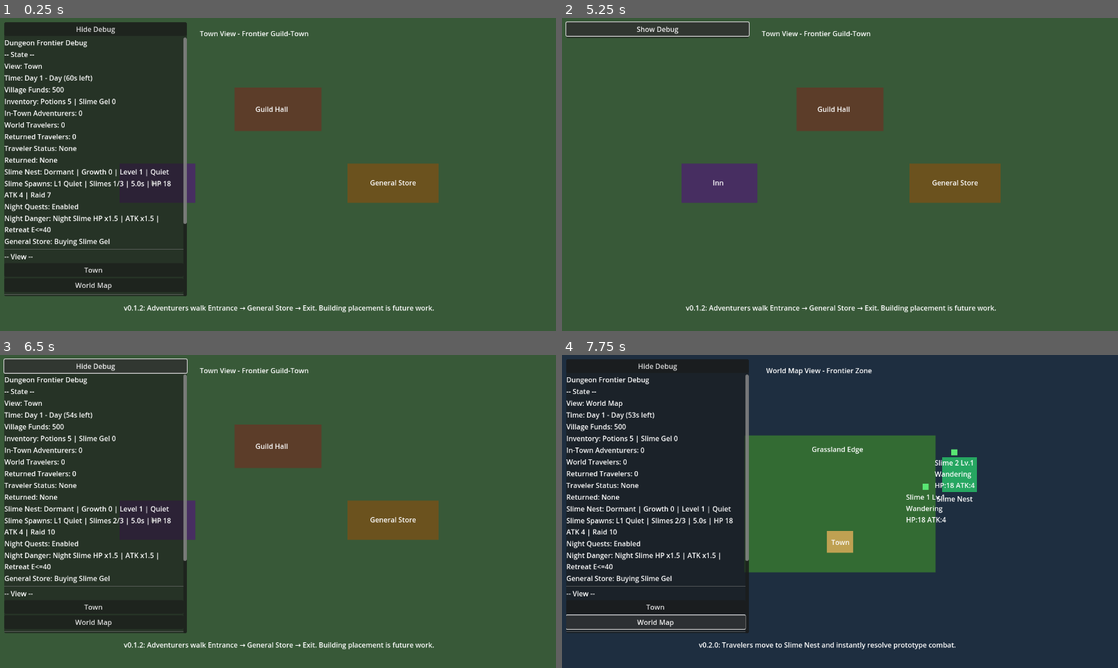
Above: before the commit, frames 1-4 (two rows, left to right).
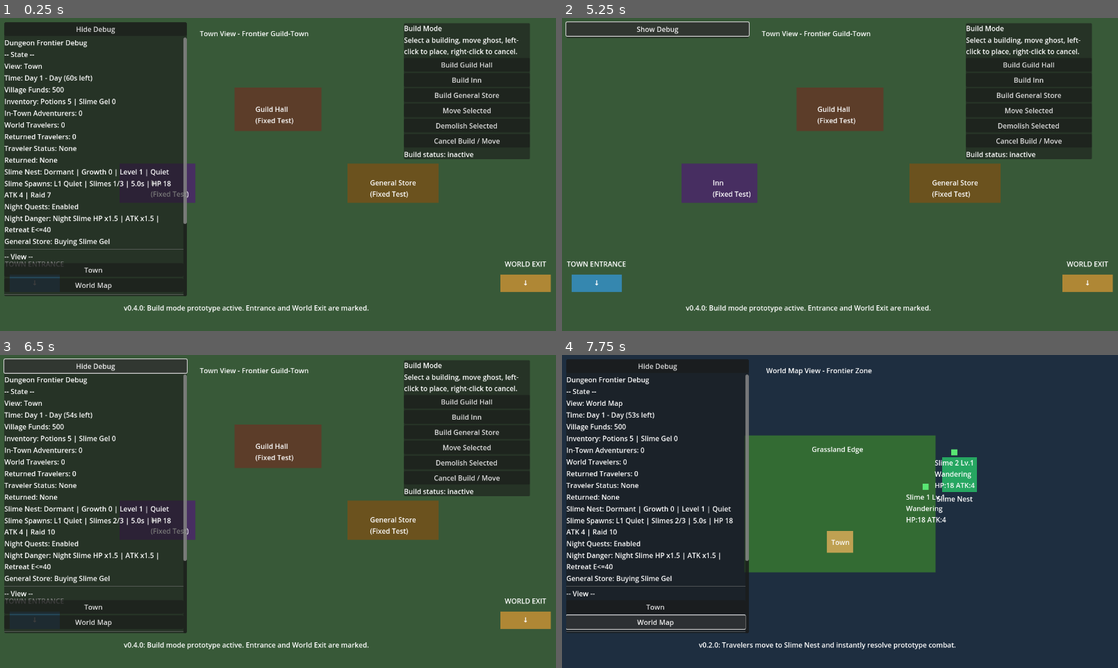
Above: after the commit, the same moments.

Repository: Caithis/AdventureVillage
Game: Godot game, scene res://scenes/main/Main.tscn
Two runs of this game, one before a commit and one after it. Both use one fixed random seed, a clock stepped at 60 frames per second and the inputs below.
Inputs (mouse positions are in pixels of both pictures, inside the frame that each line leads up to):
- Up to frame 1 (0.25 s): no input
- Up to frame 2 (5.25 s): click (1029, 64) at 0.5 s, where only the run after the commit has a clickable "Build Guild Hall"; click (1029, 80) at 1.25 s, where only the run after the commit has a clickable "Build Inn"; click (1029, 96) at 2 s, where only the run after the commit has a clickable "Build General Store"; click (1029, 111) at 2.75 s, where only the run after the commit has a clickable "Move Selected"; click (1029, 124) at 3.5 s, where only the run after the commit has a clickable "Demolish Selected"; click (1029, 140) at 4.25 s, where only the run after the commit has a clickable "Cancel Build / Move"; click "Hide Debug" at 5 s
- Up to frame 3 (6.5 s): click "Show Debug" at 5.75 s
- Up to frame 4 (7.75 s): click "Town" at 6.5 s; click "World Map" at 7.25 s

The runs differ from the first frame. In frame 1, 11% of the frame differs, in the area x 0-100%, y 1-94%; in frame 2, 12%; in frame 3, 11%; in frame 4, nothing differs.

Commit message:
feat: add v0.4.1 building move and demolish prototype
Signed-off-by: Caithis <Bircameron20@gmail.com>

Diff:
--- a/godot_project/scenes/town/Town.tscn
+++ b/godot_project/scenes/town/Town.tscn
@@ -22,6 +22,10 @@
 [node name="Buildings" type="Node2D" parent="."]
 
 [node name="GuildHall" type="ColorRect" parent="Buildings"]
+script = ExtResource("2_clickable_building")
+building_id = "guild_hall"
+normal_color = Color(0.36, 0.24, 0.16, 1)
+hover_color = Color(0.95, 0.85, 0.35, 1)
 offset_left = 540.0
 offset_top = 160.0
 offset_right = 740.0
@@ -33,9 +37,13 @@
 offset_top = 38.0
 offset_right = 180.0
 offset_bottom = 62.0
-text = "Guild Hall"
+text = "Guild Hall\n(Fixed Test)"
 
 [node name="Inn" type="ColorRect" parent="Buildings"]
+script = ExtResource("2_clickable_building")
+building_id = "inn"
+normal_color = Color(0.28, 0.18, 0.38, 1)
+hover_color = Color(0.95, 0.85, 0.35, 1)
 offset_left = 275.0
 offset_top = 335.0
 offset_right = 450.0
@@ -47,9 +55,13 @@
 offset_top = 32.0
 offset_right = 130.0
 offset_bottom = 56.0
-text = "Inn"
+text = "Inn\n(Fixed Test)"
 
 [node name="GeneralStore" type="ColorRect" parent="Buildings"]
+script = ExtResource("2_clickable_building")
+building_id = "general_store"
+normal_color = Color(0.42, 0.32, 0.12, 1)
+hover_color = Color(0.95, 0.85, 0.35, 1)
 offset_left = 800.0
 offset_top = 335.0
 offset_right = 1010.0
@@ -61,7 +73,7 @@
 offset_top = 32.0
 offset_right = 180.0
 offset_bottom = 56.0
-text = "General Store"
+text = "General Store\n(Fixed Test)"
 
 [node name="Adventurers" type="Node2D" parent="."]
 
@@ -84,6 +96,6 @@
 offset_top = 655.0
 offset_right = 1090.0
 offset_bottom = 685.0
-text = "v0.1.2: Adventurers walk Entrance → General Store → Exit. Building placement is future work."
+text = "v0.4.0: Build mode prototype active. Entrance and World Exit are marked."
 
 [node name="BuildingMenu" parent="." instance=ExtResource("3_building_menu")]
--- a/godot_project/scenes/ui/DebugUI.tscn
+++ b/godot_project/scenes/ui/DebugUI.tscn
@@ -4,6 +4,7 @@
 
 [node name="DebugUI" type="Control"]
 script = ExtResource("1_debug_ui_script")
+mouse_filter = 2
 layout_mode = 3
 anchors_preset = 15
 anchor_right = 1.0
@@ -11,6 +12,7 @@
 
 [node name="PanelContainer" type="PanelContainer" parent="."]
 custom_minimum_size = Vector2(420, 560)
+mouse_filter = 0
 layout_mode = 1
 offset_left = 10.0
 offset_top = 10.0
--- a/godot_project/scripts/buildings/ClickableBuilding.gd
+++ b/godot_project/scripts/buildings/ClickableBuilding.gd
@@ -1,23 +1,27 @@
 extends ColorRect
 class_name ClickableBuilding
 
-signal building_clicked(building_id: String)
+signal building_clicked(building_id: String, building_node: Node)
 
 @export var building_id: String = "building"
 @export var normal_color: Color = Color(0.4, 0.4, 0.4, 1.0)
 @export var hover_color: Color = Color(0.8, 0.72, 0.35, 1.0)
 
 var highlight: ColorRect = null
+var is_hovered: bool = false
 
 func _ready() -> void:
     mouse_filter = Control.MOUSE_FILTER_STOP
     color = normal_color
 
+    _set_existing_child_controls_to_ignore()
+
     highlight = ColorRect.new()
     highlight.name = "HoverHighlight"
-    highlight.position = Vector2(-3, -3)
-    highlight.size = size + Vector2(6, 6)
-    highlight.color = Color(1.0, 0.95, 0.25, 0.35)
+    highlight.mouse_filter = Control.MOUSE_FILTER_IGNORE
+    highlight.position = Vector2(-4, -4)
+    highlight.size = size + Vector2(8, 8)
+    highlight.color = Color(1.0, 0.95, 0.25, 0.32)
     highlight.visible = false
     add_child(highlight)
     move_child(highlight, 0)
@@ -26,11 +30,23 @@
     mouse_exited.connect(_on_mouse_exited)
     gui_input.connect(_on_gui_input)
 
+func _set_existing_child_controls_to_ignore() -> void:
+    for child in get_children():
+        if child is Control:
+            var control_child := child as Control
+            control_child.mouse_filter = Control.MOUSE_FILTER_IGNORE
+
 func _on_mouse_entered() -> void:
+    is_hovered = true
+    color = hover_color
+
     if highlight != null:
         highlight.visible = true
 
 func _on_mouse_exited() -> void:
+    is_hovered = false
+    color = normal_color
+
     if highlight != null:
         highlight.visible = false
 
@@ -38,4 +54,5 @@
     if event is InputEventMouseButton:
         var mouse_event := event as InputEventMouseButton
         if mouse_event.button_index == MOUSE_BUTTON_LEFT and mouse_event.pressed:
-            building_clicked.emit(building_id)
+            building_clicked.emit(building_id, self)
+            accept_event()
--- a/godot_project/scripts/town/Town.gd
+++ b/godot_project/scripts/town/Town.gd
@@ -1,25 +1,89 @@
 extends Node2D
 
 const ADVENTURER_SCENE: PackedScene = preload("res://scenes/adventurers/Adventurer.tscn")
-
+const CLICKABLE_BUILDING_SCRIPT: Script = preload("res://scripts/buildings/ClickableBuilding.gd")
+
+const GRID_SIZE := 16.0
+const BUILDABLE_RECT := Rect2(Vector2(140, 90), Vector2(1000, 490))
+const PLACEMENT_PADDING := 10.0
+const ENTRANCE_EXIT_CLEARANCE_SIZE := Vector2(150, 100)
+
+@onready var buildings_container: Node2D = $Buildings
 @onready var adventurers_container: Node2D = $Adventurers
 @onready var town_entrance: Marker2D = $Markers/TownEntrance
 @onready var general_store_point: Marker2D = $Markers/GeneralStorePoint
 @onready var inn_point: Marker2D = $Markers/InnPoint
 @onready var exit_to_world_point: Marker2D = $Markers/ExitToWorldPoint
 @onready var building_menu: Control = $BuildingMenu
-@onready var general_store_building: Node = $Buildings/GeneralStore
 
 var spawn_count: int = 0
 var return_spawn_count: int = 0
+var placed_building_count: int = 0
 var is_checking_returned_travelers: bool = false
+
+var active_building_type: String = ""
+var build_action: String = "place"
+var selected_building: ColorRect = null
+var moving_building: ColorRect = null
+var selected_outline: ColorRect = null
+var build_ghost: ColorRect = null
+var build_ghost_label: Label = null
+var build_panel: PanelContainer = null
+var build_status_label: Label = null
+var buildable_area_overlay: ColorRect = null
 
 func _ready() -> void:
 	print("Town scene loaded.")
 	GameState.state_changed.connect(_on_game_state_changed)
-	if general_store_building.has_signal("building_clicked"):
-		general_store_building.building_clicked.connect(_on_building_clicked)
+	_register_existing_buildings()
+	_mark_fixed_fallback_buildings()
+	_create_build_panel()
+	_create_entrance_exit_visuals()
 	_check_for_returned_travelers()
+
+func _process(_delta: float) -> void:
+	if active_building_type != "":
+		_update_build_ghost()
+
+func _input(event: InputEvent) -> void:
+	if active_building_type == "":
+		return
+
+	if event is InputEventMouseButton:
+		var mouse_event := event as InputEventMouseButton
+
+		if not mouse_event.pressed:
+			return
+
+		var mouse_position := get_global_mouse_position()
+		if _is_mouse_over_ui(mouse_position):
+			return
+
+		if mouse_event.button_index == MOUSE_BUTTON_LEFT:
+			print("Build placement left-click received.")
+			_try_place_active_building()
+			get_viewport().set_input_as_handled()
+
+		elif mouse_event.button_index == MOUSE_BUTTON_RIGHT:
+			print("Build placement right-click cancel received.")
+			cancel_build_mode()
+			get_viewport().set_input_as_handled()
+
+
+func _is_mouse_over_ui(mouse_position: Vector2) -> bool:
+	if build_panel != null and _control_contains_global_point(build_panel, mouse_position):
+		return true
+
+	if building_menu != null and building_menu.visible and _control_contains_global_point(building_menu, mouse_position):
+		return true
+
+	return false
+
+func _control_contains_global_point(control: Control, point: Vector2) -> bool:
+	if control == null:
+		return false
+
+	return Rect2(control.global_position, control.size).has_point(point)
 
 func _exit_tree() -> void:
 	if GameState.state_changed.is_connected(_on_game_state_changed):
@@ -107,7 +171,450 @@
 
 	return names[spawn_count % names.size()]
 
-
-func _on_building_clicked(building_id: String) -> void:
+func _mark_fixed_fallback_buildings() -> void:
+	for building in buildings_container.get_children():
+		building.set_meta("is_fixed_fallback", true)
+
+		var label := building.get_node_or_null("Label") as Label
+		if label == null:
+			label = building.get_node_or_null("BuildingLabel") as Label
+
+		if label != null and not label.text.contains("Fixed"):
+			label.text = "%s\n(Fixed Test)" % label.text
+
+func _register_existing_buildings() -> void:
+	for building in buildings_container.get_children():
+		if building.has_signal("building_clicked"):
+			var callback := Callable(self, "_on_building_clicked")
+			if not building.is_connected("building_clicked", callback):
+				building.connect("building_clicked", callback)
+
+func _on_building_clicked(building_id: String, building_node: Node = null) -> void:
+	if active_building_type != "":
+		return
+
+	if building_node is ColorRect:
+		select_building(building_node as ColorRect)
+
 	if building_menu != null and building_menu.has_method("open_for_building"):
 		building_menu.open_for_building(building_id)
+
+func _create_build_panel() -> void:
+	build_panel = PanelContainer.new()
+	build_panel.name = "BuildPanel"
+	build_panel.position = Vector2(930, 12)
+	build_panel.size = Vector2(290, 230)
+	build_panel.custom_minimum_size = Vector2(290, 230)
+	build_panel.z_index = 100
+	build_panel.mouse_filter = Control.MOUSE_FILTER_STOP
+	add_child(build_panel)
+
+	var vbox := VBoxContainer.new()
+	vbox.name = "VBoxContainer"
+	vbox.size_flags_horizontal = Control.SIZE_EXPAND_FILL
+	vbox.size_flags_vertical = Control.SIZE_EXPAND_FILL
+	build_panel.add_child(vbox)
+
+	var title_label := Label.new()
+	title_label.text = "Build Mode"
+	vbox.add_child(title_label)
+
+	var note_label := Label.new()
+	note_label.text = "Select a building, move ghost, left-click to place, right-click to cancel."
+	note_label.autowrap_mode = 3
+	vbox.add_child(note_label)
+
+	var guild_button := Button.new()
+	guild_button.text = "Build Guild Hall"
+	guild_button.focus_mode = Control.FOCUS_NONE
+	guild_button.pressed.connect(_on_build_button_pressed.bind("guild_hall"))
+	vbox.add_child(guild_button)
+
+	var inn_button := Button.new()
+	inn_button.text = "Build Inn"
+	inn_button.focus_mode = Control.FOCUS_NONE
+	inn_button.pressed.connect(_on_build_button_pressed.bind("inn"))
+	vbox.add_child(inn_button)
+
+	var store_button := Button.new()
+	store_button.text = "Build General Store"
+	store_button.focus_mode = Control.FOCUS_NONE
+	store_button.pressed.connect(_on_build_button_pressed.bind("general_store"))
+	vbox.add_child(store_button)
+
+	var move_button := Button.new()
+	move_button.text = "Move Selected"
+	move_button.focus_mode = Control.FOCUS_NONE
+	move_button.pressed.connect(_on_move_selected_button_pressed)
+	vbox.add_child(move_button)
+
+	var demolish_button := Button.new()
+	demolish_button.text = "Demolish Selected"
+	demolish_button.focus_mode = Control.FOCUS_NONE
+	demolish_button.pressed.connect(_on_demolish_selected_button_pressed)
+	vbox.add_child(demolish_button)
+
+	var cancel_button := Button.new()
+	cancel_button.text = "Cancel Build / Move"
+	cancel_button.focus_mode = Control.FOCUS_NONE
+	cancel_button.pressed.connect(cancel_build_mode)
+	vbox.add_child(cancel_button)
+
+	build_status_label = Label.new()
+	build_status_label.text = "Build status: inactive"
+	build_status_label.autowrap_mode = 3
+	vbox.add_child(build_status_label)
+
+func _on_build_button_pressed(building_type: String) -> void:
+	print("Build button pressed: ", building_type)
+	start_build_mode(building_type)
+
+func start_build_mode(building_type: String) -> void:
+	build_action = "place"
+	moving_building = null
+	active_building_type = building_type
+	_ensure_build_ghost()
+	_ensure_buildable_area_overlay()
+	build_ghost.visible = true
+	buildable_area_overlay.visible = true
+	_update_build_status("Placing %s" % _get_building_display_name(active_building_type))
+	_update_build_ghost()
+
+func cancel_build_mode() -> void:
+	if build_action == "move" and moving_building != null:
+		moving_building.visible = true
+		selected_building = moving_building
+		_update_selected_outline()
+
+	active_building_type = ""
+	build_action = "place"
+	moving_building = null
+
+	if build_ghost != null:
+		build_ghost.visible = false
+
+	if buildable_area_overlay != null:
+		buildable_area_overlay.visible = false
+
+	_update_build_status("Build status: inactive")
+
+func _ensure_build_ghost() -> void:
+	if build_ghost != null:
+		return
+
+	build_ghost = ColorRect.new()
+	build_ghost.name = "BuildGhost"
+	build_ghost.mouse_filter = Control.MOUSE_FILTER_IGNORE
+	build_ghost.z_index = 80
+	build_ghost.visible = false
+	add_child(build_ghost)
+
+	build_ghost_label = Label.new()
+	build_ghost_label.name = "GhostLabel"
+	build_ghost_label.mouse_filter = Control.MOUSE_FILTER_IGNORE
+	build_ghost_label.position = Vector2(8, 8)
+	build_ghost.add_child(build_ghost_label)
+
+func _ensure_buildable_area_overlay() -> void:
+	if buildable_area_overlay != null:
+		return
+
+	buildable_area_overlay = ColorRect.new()
+	buildable_area_overlay.name = "BuildableAreaOverlay"
+	buildable_area_overlay.mouse_filter = Control.MOUSE_FILTER_IGNORE
+	buildable_area_overlay.position = BUILDABLE_RECT.position
+	buildable_area_overlay.size = BUILDABLE_RECT.size
+	buildable_area_overlay.color = Color(0.25, 0.9, 0.35, 0.08)
+	buildable_area_overlay.z_index = 5
+	buildable_area_overlay.visible = false
+	add_child(buildable_area_overlay)
+
+func _update_build_ghost() -> void:
+	if build_ghost == null or active_building_type == "":
+		return
+
+	var placement_rect := _get_current_placement_rect()
+	var validation := _get_placement_validation(active_building_type, placement_rect)
+	var base_color := _get_building_color(active_building_type)
+
+	build_ghost.position = placement_rect.position
+	build_ghost.size = placement_rect.size
+
+	if bool(validation.get("is_valid", false)):
+		build_ghost.color = Color(0.2, 0.9, 0.35, 0.42)
+		build_ghost_label.text = "%s\nValid" % _get_building_display_name(active_building_type)
+	else:
+		build_ghost.color = Color(1.0, 0.2, 0.2, 0.42)
+		build_ghost_label.text = "%s\n%s" % [
+			_get_building_display_name(active_building_type),
+			str(validation.get("reason", "Invalid"))
+		]
+
+	build_ghost_label.size = placement_rect.size - Vector2(12, 12)
+	build_ghost_label.position = Vector2(6, 6)
+
+func _try_place_active_building() -> void:
+	if active_building_type == "":
+		return
+
+	var placement_rect := _get_current_placement_rect()
+	var validation := _get_placement_validation(active_building_type, placement_rect)
+
+	if not bool(validation.get("is_valid", false)):
+		print("Invalid placement: ", str(validation.get("reason", "Unknown reason")))
+		_update_build_status("Invalid placement: %s" % str(validation.get("reason", "Unknown reason")))
+		_update_build_ghost()
+		return
+
+	print("Placed building: ", active_building_type)
+	if build_action == "move":
+		_complete_move_selected_building(placement_rect)
+	else:
+		_place_building(active_building_type, placement_rect)
+		_update_build_status("Placed %s." % _get_building_display_name(active_building_type))
+	cancel_build_mode()
+
+func _place_building(building_type: String, placement_rect: Rect2) -> void:
+	placed_building_count += 1
+
+	var building := ColorRect.new()
+	building.name = "%s_Placed_%d" % [building_type, placed_building_count]
+	building.set_script(CLICKABLE_BUILDING_SCRIPT)
+	building.set("building_id", building_type)
+	building.set("normal_color", _get_building_color(building_type))
+	building.set("hover_color", Color(0.95, 0.85, 0.35, 1.0))
+	building.position = placement_rect.position
+	building.size = placement_rect.size
+	building.color = _get_building_color(building_type)
+	building.set_meta("is_fixed_fallback", false)
+	building.set_meta("is_placed_building", true)
+
+	buildings_container.add_child(building)
+
+	var label := Label.new()
+	label.name = "BuildingLabel"
+	label.text = _get_building_display_name(building_type)
+	label.position = Vector2(10, placement_rect.size.y * 0.5 - 12)
+	label.size = Vector2(placement_rect.size.x - 20, 28)
+	label.horizontal_alignment = HORIZONTAL_ALIGNMENT_CENTER
+	building.add_child(label)
+
+	if building.has_signal("building_clicked"):
+		building.connect("building_clicked", Callable(self, "_on_building_clicked"))
+
+
+func select_building(building: ColorRect) -> void:
+	selected_building = building
+	_update_selected_outline()
+
+	if bool(building.get_meta("is_fixed_fallback", false)):
+		_update_build_status("Selected %s. Fixed fallback is protected." % _get_building_display_name(str(building.get("building_id"))))
+	else:
+		_update_build_status("Selected %s. You can move or demolish it." % _get_building_display_name(str(building.get("building_id"))))
+
+func clear_selected_building() -> void:
+	selected_building = null
+
+	if selected_outline != null:
+		selected_outline.queue_free()
+		selected_outline = null
+
+func _update_selected_outline() -> void:
+	if selected_outline != null:
+		selected_outline.queue_free()
+		selected_outline = null
+
+	if selected_building == null:
+		return
+
+	selected_outline = ColorRect.new()
+	selected_outline.name = "SelectedOutline"
+	selected_outline.mouse_filter = Control.MOUSE_FILTER_IGNORE
+	selected_outline.position = Vector2(-7, -7)
+	selected_outline.size = selected_building.size + Vector2(14, 14)
+	selected_outline.color = Color(0.2, 0.75, 1.0, 0.38)
+	selected_outline.z_index = 90
+	selected_building.add_child(selected_outline)
+	selected_building.move_child(selected_outline, 0)
+
+func _on_move_selected_button_pressed() -> void:
+	if selected_building == null:
+		_update_build_status("Select a placed building first.")
+		return
+
+	if bool(selected_building.get_meta("is_fixed_fallback", false)):
+		_update_build_status("Fixed fallback buildings are protected for now.")
+		return
+
+	start_move_selected_building()
+
+func start_move_selected_building() -> void:
+	if selected_building == null:
+		return
+
+	build_action = "move"
+	moving_building = selected_building
+	active_building_type = str(selected_building.get("building_id"))
+	_ensure_build_ghost()
+	_ensure_buildable_area_overlay()
+	build_ghost.visible = true
+	buildable_area_overlay.visible = true
+	moving_building.visible = false
+	_update_build_status("Moving %s. Left-click valid area to confirm, right-click to cancel." % _get_building_display_name(active_building_type))
+	_update_build_ghost()
+
+func _complete_move_selected_building(placement_rect: Rect2) -> void:
+	if moving_building == null:
+		return
+
+	moving_building.position = placement_rect.position
+	moving_building.size = placement_rect.size
+	moving_building.visible = true
+	selected_building = moving_building
+	moving_building = null
+	_update_selected_outline()
+	_update_build_status("Moved %s." % _get_building_display_name(active_building_type))
+
+func _on_demolish_selected_button_pressed() -> void:
+	if selected_building == null:
+		_update_build_status("Select a placed building first.")
+		return
+
+	if bool(selected_building.get_meta("is_fixed_fallback", false)):
+		_update_build_status("Fixed fallback buildings are protected for now.")
+		return
+
+	var demolished_name := _get_building_display_name(str(selected_building.get("building_id")))
+	var building_to_remove := selected_building
+	clear_selected_building()
+	building_to_remove.queue_free()
+	_update_build_status("Demolished %s." % demolished_name)
+
+func _get_current_placement_rect() -> Rect2:
+	var building_size := _get_building_size(active_building_type)
+	var mouse_position := get_global_mouse_position()
+	var snapped_position := _snap_to_grid(mouse_position)
+	return Rect2(snapped_position - building_size * 0.5, building_size)
+
+func _snap_to_grid(position_to_snap: Vector2) -> Vector2:
+	return Vector2(
+		round(position_to_snap.x / GRID_SIZE) * GRID_SIZE,
+		round(position_to_snap.y / GRID_SIZE) * GRID_SIZE
+	)
+
+func _get_placement_validation(building_type: String, placement_rect: Rect2) -> Dictionary:
+	if building_type == "":
+		return {"is_valid": false, "reason": "No building selected"}
+
+	if not BUILDABLE_RECT.encloses(placement_rect):
+		return {"is_valid": false, "reason": "Outside build area"}
+
+	if _overlaps_existing_building(placement_rect):
+		return {"is_valid": false, "reason": "Overlaps building"}
+
+	if _overlaps_entrance_or_exit_clearance(placement_rect):
+		return {"is_valid": false, "reason": "Blocks entrance/exit"}
+
+	return {"is_valid": true, "reason": "Valid"}
+
+func _overlaps_existing_building(placement_rect: Rect2) -> bool:
+	var padded_placement := placement_rect.grow(PLACEMENT_PADDING)
+
+	for building in buildings_container.get_children():
+		if building == moving_building:
+			continue
+
+		if building is ColorRect:
+			var building_control := building as ColorRect
+			var building_rect := Rect2(building_control.global_position, building_control.size).grow(PLACEMENT_PADDING)
+
+			if padded_placement.intersects(building_rect):
+				return true
+
+	return false
+
+func _overlaps_entrance_or_exit_clearance(placement_rect: Rect2) -> bool:
+	var entrance_rect := Rect2(
+		town_entrance.global_position - ENTRANCE_EXIT_CLEARANCE_SIZE * 0.5,
+		ENTRANCE_EXIT_CLEARANCE_SIZE
+	)
+
+	var exit_rect := Rect2(
+		exit_to_world_point.global_position - ENTRANCE_EXIT_CLEARANCE_SIZE * 0.5,
+		ENTRANCE_EXIT_CLEARANCE_SIZE
+	)
+
+	return placement_rect.intersects(entrance_rect) or placement_rect.intersects(exit_rect)
+
+func _get_building_size(building_type: String) -> Vector2:
+	match building_type:
+		"guild_hall":
+			return Vector2(200, 100)
+		"inn":
+			return Vector2(175, 90)
+		"general_store":
+			return Vector2(210, 90)
+		_:
+			return Vector2(160, 90)
+
+func _get_building_color(building_type: String) -> Color:
+	match building_type:
+		"guild_hall":
+			return Color(0.36, 0.24, 0.16, 1.0)
+		"inn":
+			return Color(0.28, 0.18, 0.38, 1.0)
+		"general_store":
+			return Color(0.42, 0.32, 0.12, 1.0)
+		_:
+			return Color(0.4, 0.4, 0.4, 1.0)
+
+func _get_building_display_name(building_type: String) -> String:
+	match building_type:
+		"guild_hall":
+			return "Guild Hall"
+		"inn":
+			return "Inn"
+		"general_store":
+			return "General Store"
+		_:
+			return "Building"
+
+func _update_build_status(message: String) -> void:
+	if build_status_label != null:
+		build_status_label.text = message
+
+func _create_entrance_exit_visuals() -> void:
+	_create_gate_visual("TownEntranceVisual", town_entrance.global_position, "TOWN ENTRANCE", Color(0.2, 0.65, 1.0, 0.6))
+	_create_gate_visual("WorldExitVisual", exit_to_world_point.global_position, "WORLD EXIT", Color(1.0, 0.65, 0.2, 0.6))
+
+func _create_gate_visual(node_name: String, marker_position: Vector2, label_text: String, gate_color: Color) -> void:
+	var gate_root := Node2D.new()
+	gate_root.name = node_name
+	gate_root.z_index = 8
+	add_child(gate_root)
+
+	var gate_body := ColorRect.new()
+	gate_body.name = "GateBody"
+	gate_body.mouse_filter = Control.MOUSE_FILTER_IGNORE
+	gate_body.position = marker_position - Vector2(58, 20)
+	gate_body.size = Vector2(116, 40)
+	gate_body.color = gate_color
+	gate_root.add_child(gate_body)
+
+	var gate_label := Label.new()
+	gate_label.name = "GateLabel"
+	gate_label.mouse_filter = Control.MOUSE_FILTER_IGNORE
+	gate_label.position = marker_position - Vector2(80, 56)
+	gate_label.size = Vector2(160, 30)
+	gate_label.text = label_text
+	gate_label.horizontal_alignment = HORIZONTAL_ALIGNMENT_CENTER
+	gate_root.add_child(gate_label)
+
+	var arrow_label := Label.new()
+	arrow_label.name = "ArrowLabel"
+	arrow_label.mouse_filter = Control.MOUSE_FILTER_IGNORE
+	arrow_label.position = marker_position - Vector2(20, 10)
+	arrow_label.size = Vector2(40, 30)
+	arrow_label.text = "↓"
+	arrow_label.horizontal_alignment = HORIZONTAL_ALIGNMENT_CENTER
+	gate_root.add_child(arrow_label)
--- a/godot_project/scripts/ui/DebugUI.gd
+++ b/godot_project/scripts/ui/DebugUI.gd
@@ -37,6 +37,8 @@
 var debug_collapsed: bool = false
 
 func _ready() -> void:
+	mouse_filter = Control.MOUSE_FILTER_IGNORE
+	panel_container.mouse_filter = Control.MOUSE_FILTER_STOP
 	collapse_button.pressed.connect(_on_collapse_button_pressed)
 	town_button.pressed.connect(_on_town_button_pressed)
 	world_map_button.pressed.connect(_on_world_map_button_pressed)
Not shown, added: docs/BuildingMoveDemolishNotes.md
Not shown, added: docs/BuildingPlacementFoundationNotes.md
Not shown, changed: docs/Changelog.md
Not shown, changed: docs/DevelopmentStatus.md
Not shown, added: docs/EntranceExitMarkerNotes.md
Not shown, added: docs/Hotfix_v0_4_0_1.md
Not shown, added: docs/Hotfix_v0_4_0_2.md
Not shown, added: docs/Hotfix_v0_4_0_3.md
Not shown, changed: docs/KnownIssues.md
Not shown, changed: docs/ProjectState.md
Not shown, added: docs/TestChecklist_v0_4_0.md
Not shown, added: docs/TestChecklist_v0_4_0_hotfix2.md
(and 2 more such lines)
